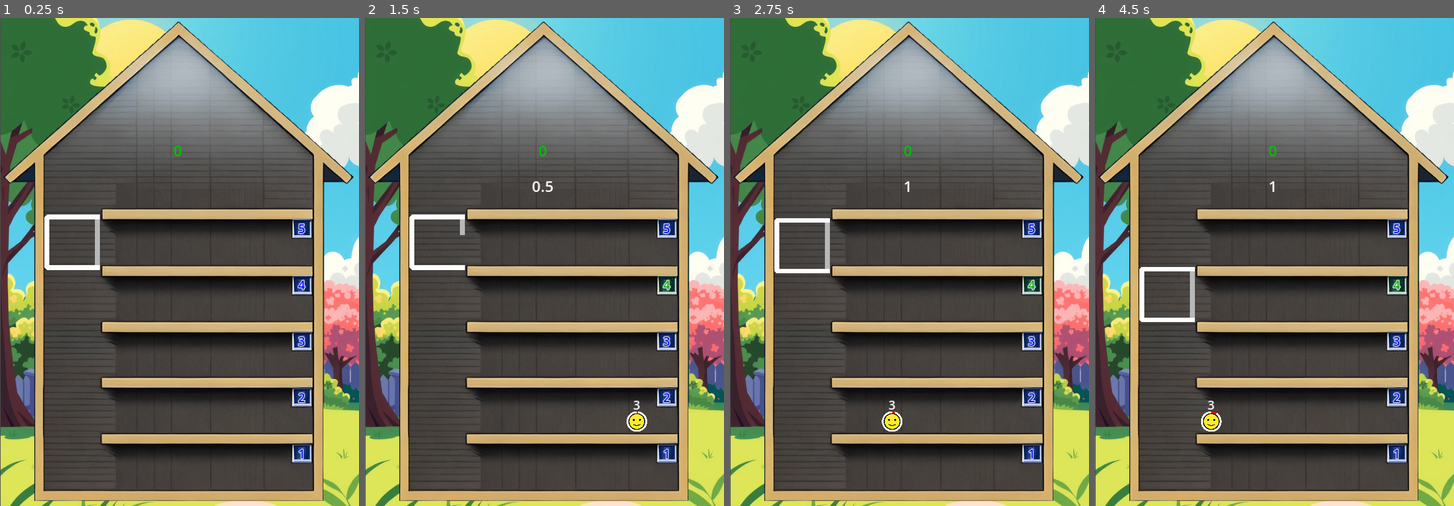
Above: before the commit, frames 1-4 (left to right).
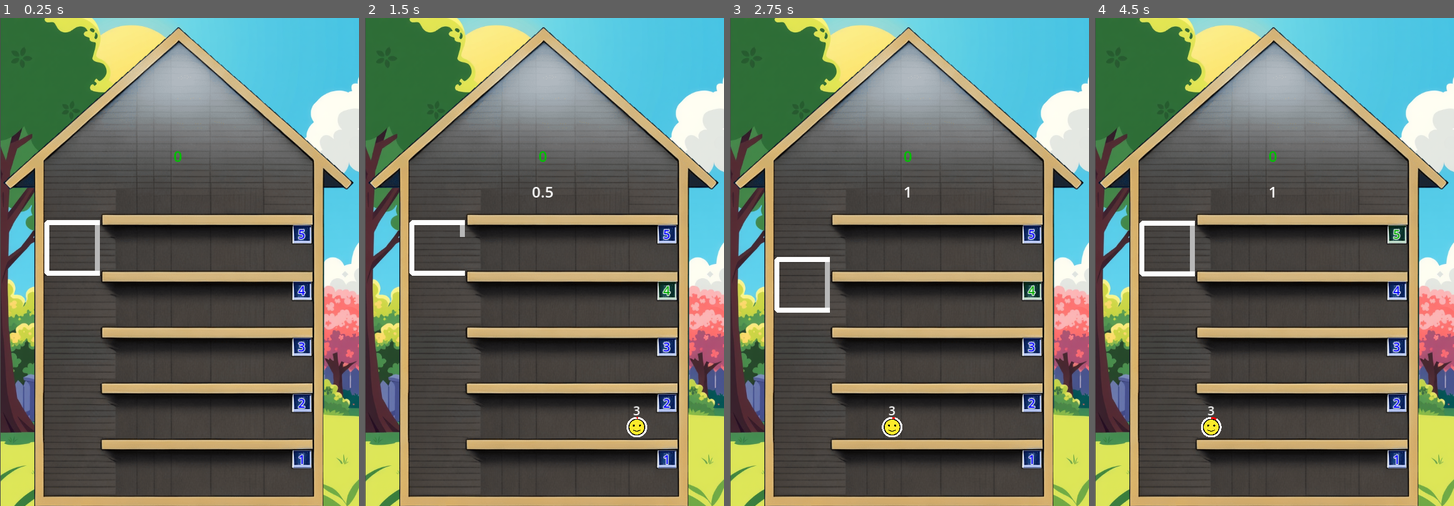
Above: after the commit, the same moments.

Repository: gilad905/elevator-boy
Game: Godot game, scene res://scenes/main.tscn
Two runs of this game, one before a commit and one after it. Both use one fixed random seed, a clock stepped at 60 frames per second and the inputs below.
Inputs:
- Up to frame 1 (0.25 s): no input
- Up to frame 2 (1.5 s): tap Enter at 0.5 s; hold Up (elevator_move_up) 0.53-1.28 s; tap Space (door_toggle) at 0.6 s; hold Down (elevator_move_down) from 1.28 s (still down); tap A (time_scale_decrease) at 1.35 s
- Up to frame 3 (2.75 s): release Down (elevator_move_down) at 2.03 s; hold Up (elevator_move_up) from 2.03 s (still down); hold Q (time_scale_increase) from 2.03 s (still down)
- Up to frame 4 (4.5 s): release Q (time_scale_increase) at 2.78 s; tap Space (door_toggle) at 2.85 s; release Up (elevator_move_up) at 3.53 s; hold A (time_scale_decrease) 3.53-4.28 s; hold Down (elevator_move_down) from 3.53 s (still down); tap Q (time_scale_increase) at 4.35 s

The runs differ from the first frame. In frame 1, 22% of the frame differs, in the area x 0-100%, y 0-100%; in frame 2, 22%; in frame 3, 22%; in frame 4, 22%.

Commit message:
person faces + reached tween; tweaking

Diff:
--- a/scenes/main.tscn
+++ b/scenes/main.tscn
@@ -16,9 +16,9 @@
 size = Vector2(58, 58)
 
 [node name="Main" type="Node2D"]
+position = Vector2(0, 6)
 script = ExtResource("1_u3v8c")
 metadata/test = SubResource("GDScript_pim70")
-metadata/_edit_lock_ = true
 
 [node name="Background" type="Sprite2D" parent="."]
 position = Vector2(195, 256)
@@ -35,7 +35,7 @@
 [node name="Elevator" type="Area2D" parent="."]
 position = Vector2(50, 212)
 script = ExtResource("4_iffau")
-one_floor_duration_sec = 2
+one_floor_duration_sec = 1
 metadata/_edit_lock_ = true
 
 [node name="Door" type="Line2D" parent="Elevator"]
@@ -44,7 +44,7 @@
 width = 5.0
 default_color = Color(0.720467, 0.720468, 0.720467, 1)
 script = ExtResource("3_3jsbd")
-move_speed = 1.0
+move_speed = 2
 metadata/_edit_lock_ = true
 
 [node name="Persons" type="Node2D" parent="Elevator"]
@@ -91,7 +91,7 @@
 move_speed = 120.0
 
 [node name="PersonsTimer" type="Timer" parent="Persons"]
-wait_time = 5.0
+wait_time = 8.0
 
 [node name="Labels" type="Node2D" parent="."]
 
--- a/scenes/person.tscn
+++ b/scenes/person.tscn
@@ -60,6 +60,7 @@
 offset_top = -17.0
 offset_right = 20.0
 offset_bottom = 6.0
+pivot_offset = Vector2(10, 11.5)
 theme_override_font_sizes/font_size = 13
 text = "1"
 horizontal_alignment = 1
--- a/scripts/elevator.gd
+++ b/scripts/elevator.gd
@@ -1,6 +1,6 @@
 extends Room
 
-@export var one_floor_duration_sec: int
+@export var one_floor_duration_sec: float
 
 var floors: Node
 var current_floor_num: int
@@ -63,10 +63,10 @@
 	for person in $Persons.get_children():
 		if person.dest == current_floor_num:
 			was_removed = true
+			if not person.is_patience_ended:
+				await person.show_reached_dest()
+				get_node("/root/Main/Labels/Counter").increment()
 			$Persons.remove_child(person)
-			person.queue_free()
-			if not person.is_patience_ended:
-				get_node("/root/Main/Labels/Counter").increment()
 	if was_removed:
 		update_person_positions()
 
--- a/scripts/person.gd
+++ b/scripts/person.gd
@@ -8,14 +8,17 @@
 var patience_tween: Tween
 var speed: float
 
+var patience_sec: int
 var radius = Global.person_radius
 var circle_center = Vector2.ONE * radius
 var zero_angle: float = PI * -0.5
 var full_angle: float = PI * 1.5
 # var angle_third: float = (full_angle - zero_angle) / 3
 var current_angle: float = 0
+const timeout_reached_duration: float = 1
 
 func _ready() -> void:
+	patience_sec = get_node("/root/Main/Persons").patience_sec
 	speed = get_node("/root/Main/Persons").move_speed
 	start_patience_tween()
 
@@ -24,13 +27,22 @@
 	draw_arc(circle_center, radius, zero_angle, current_angle, 64, Color.RED, 2)
 
 func start_patience_tween() -> void:
-	var patience_sec = get_node("/root/Main/Persons").patience_sec
 	patience_tween = create_tween()
 	patience_tween.tween_method(redraw_patience, zero_angle, full_angle, patience_sec)
-	patience_tween.tween_callback(_on_patience_ended)
+	add_patience_face_timer(50, "angry_1")
+	add_patience_face_timer(75, "angry_2")
+	await patience_tween.finished
+	is_patience_ended = true
+	patience_ended.emit(self)
+	$Face.play("angry_3")
 
 # func add_to_patience(secs: float):
 # 	patience_tween
+
+func add_patience_face_timer(percent: int, state: String) -> void:
+	var sec = patience_sec * percent / 100.0
+	await get_tree().create_timer(sec).timeout
+	$Face.play(state)
 
 func redraw_patience(angle: float) -> void:
 	current_angle = angle
@@ -48,6 +60,14 @@
 	dest = _dest
 	$Label.text = str(_dest)
 
-func _on_patience_ended() -> void:
-	is_patience_ended = true
-	patience_ended.emit(self)
+func show_reached_dest():
+	$Face.play("happy")
+	$Label.text = "✔"
+	$Label.add_theme_color_override("font_color", Color.GREEN)
+	var tween = create_tween()
+	tween.set_parallel(true)
+	tween.tween_property(self, "modulate:a", 0, timeout_reached_duration)
+	tween.tween_property($Label, "scale:x", 2, timeout_reached_duration)
+	tween.tween_property($Label, "scale:y", 2, timeout_reached_duration)
+	await tween.finished
+	self.queue_free()
Not shown, changed: export-assets/commit-export.bat
